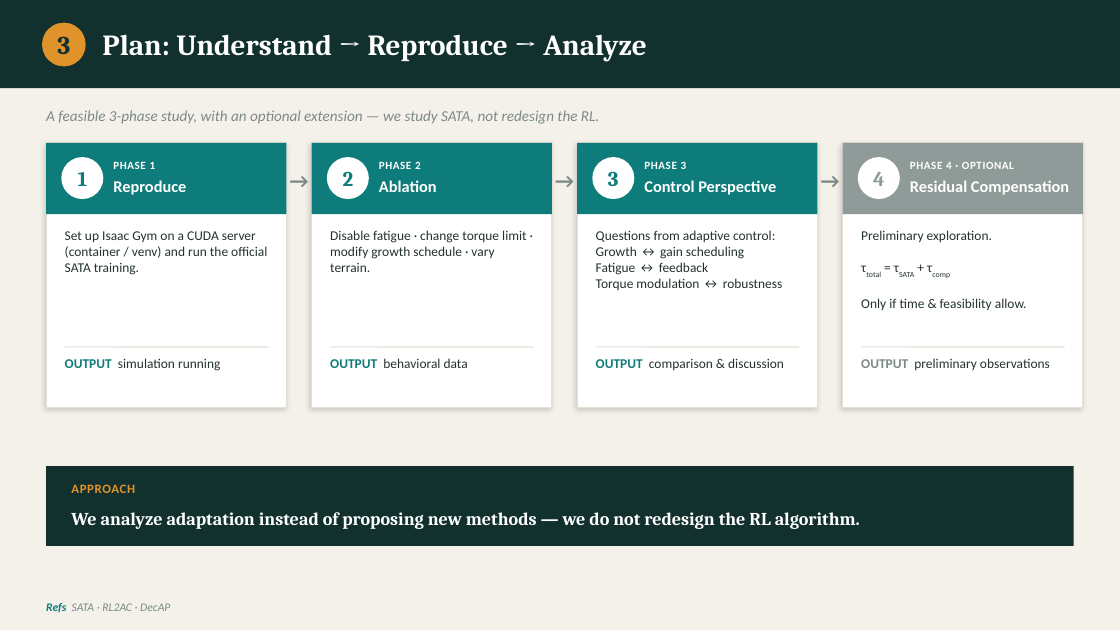
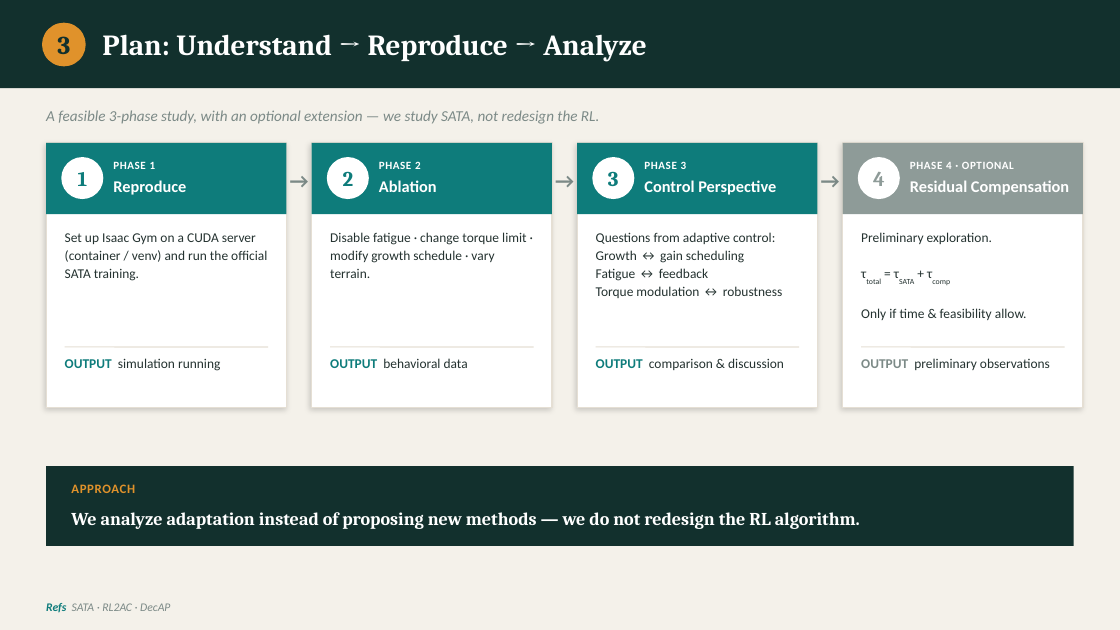
Before and after one commit to Stanley-1013/bio-inspired-adaptive-locomotion, a slide deck: slide 4 of docs/progress-report-v1.pptx. Drawn at 1120x630 pixels with LibreOffice and Linux fonts; fonts in the diff are those of the drawing. Boxes give left, top, right and bottom in pixels: in the first picture for what was removed or moved away, otherwise in the second. Text is boxed around its words. In the diff, an @@ line names an element or a change of style, - is before the commit and + after.

```diff
--- a/docs/progress-report-v1.pptx
+++ b/docs/progress-report-v1.pptx
@@ line spacing 1 to 1.12 in 4 elements at (x1=65, y1=233, x2=267, y2=281), (x1=330, y1=232, x2=526, y2=278), (x1=596, y1=232, x2=783, y2=298), (x1=861, y1=232, x2=1027, y2=320) @@
```
Also in this commit, not shown: 4 other slides changed, 2 other files.
